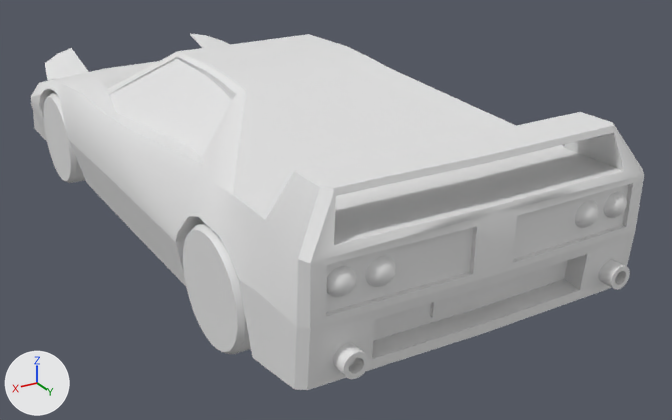
One commit to the FBX model Assets/Model/CARS/F40.fbx: the scene before it, then after it.
Before and after are seen from a 50 mm camera at (1.66, 3.33, 1.64) aimed at (-0.22, 0.21, 0.07). The lights are fixed; the arrows at lower left show +X, +Y and +Z. The picture after the commit comes second. Materials are left out; every surface is plain grey. Where no turn or scale is listed for an object, it has been applied to the vertices.

Names of what the first picture shows: 'back_left.001', 'f40', 'front_left.001', 'hoodlights', 'number_plate'.
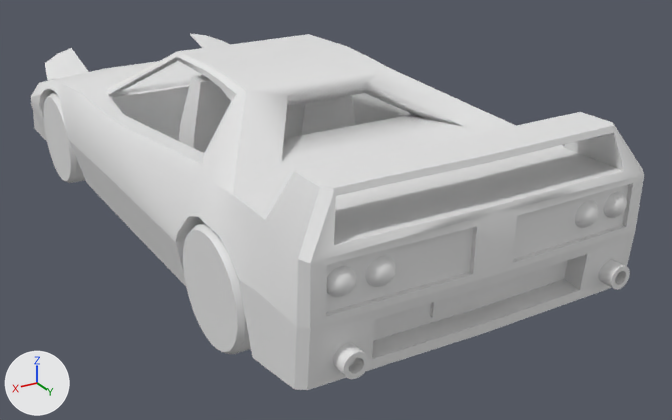
The newer file is also turned or shifted as a whole; pictures and numbers use the older file's frame.

Where the change shows, as pixel boxes [x1, y1, x2, y2] in the pictures (672 x 420 px; the box of a moved part takes in the faces that stretch with it):
part 1 of me_cube_004, deleted: before [109, 59, 232, 158]
part 2 of me_cube_004, moved or reshaped (not visible before): after [118, 78, 191, 93]
part 3 of me_cube_004, moved or reshaped: [233, 68, 516, 195] in both

What the commit changed:
me_cube_004 is used by ob_f40; location (-0.001, -1.389, 0.31).
Verts and faces of me_cube_004; kept vertices keep their numbers, new ones are numbered from 3073.
Before the commit, vertices of me_cube_004: 7 (0.45, 0.82, 0.2), 11 (0.45, 0.87, 0.2), 21 (0.0, 0.87, 0.2), 49 (0.16, 0.82, 0.2), 50 (0.16, 0.87, 0.2).
Before the commit, vertices of me_cube_004: 68 (-0.45, 0.82, 0.2), 72 (-0.45, 0.87, 0.2), 78 (0.0, 0.82, 0.2), 109 (-0.16, 0.82, 0.2), 110 (-0.16, 0.87, 0.2).
Before the commit, vertices of me_cube_004: 155 (0.3, 1.22, 0.41), 156 (-0.3, 1.22, 0.41), 157 (-0.32, 1.27, 0.41), 347 (0.25, 1.27, 0.41), 349 (-0.25, 1.27, 0.41).
Before the commit, vertices of me_cube_004: 350 (-0.09, 1.27, 0.41), 351 (0.17, 1.27, 0.41), 353 (0.32, 1.27, 0.41) at pixel (177, 60), 354 (0.09, 1.27, 0.41), 355 (-0.17, 1.27, 0.41).
Before the commit, vertices of me_cube_004: 356 (0.0, 1.27, 0.41), 451 (-0.21, 1.27, 0.41), 472 (0.21, 1.27, 0.41), 495 (0.23, 1.27, 0.41), 521 (-0.23, 1.27, 0.41).
me_cube_004 had 3073 vertices, 3243 faces and spanned x -0.65..0.65, y -0.25..2.89, z -0.23..0.45.
me_cube_004 now has 3067 vertices, 3241 faces and spans x -0.65..0.65, y -0.25..2.89, z -0.23..0.45.
me_cube_004 part 1: the loose piece of 9 vertices spanning x 0.32..0.55, y 0.86..2.0, z 0.19..0.42 is deleted.
Part 2, on me_cube_004:
Faces deleted: (7, 49, 50, 11), (21, 50, 49, 78), (68, 72, 110, 109), (21, 78, 109, 110), (155, 353, 157, 156), (68, 156, 157, 72).
Faces deleted: (7, 11, 353, 155), (7, 155, 156, 68, 109, 78, 49), (11, 50, 21, 110, 72, 157, 349, 521, 451, 355, 350, 356, 354, 351, 472, 495, 347, 353).
New faces: (7, 11, 50, 49), (21, 78, 49, 50), (68, 109, 110, 72), (21, 110, 109, 78), (155, 156, 157, 353), (68, 72, 157, 156).
New faces: (7, 155, 353, 11).
Part 3, on me_cube_004:
2 faces are deleted.
2 vertices move from x -0.31..0.31, y 2.23, z 0.29 to x -0.37..0.37, y 2.23, z 0.29.
Other edits to the shape of me_cube_004 do not show in these pictures.
